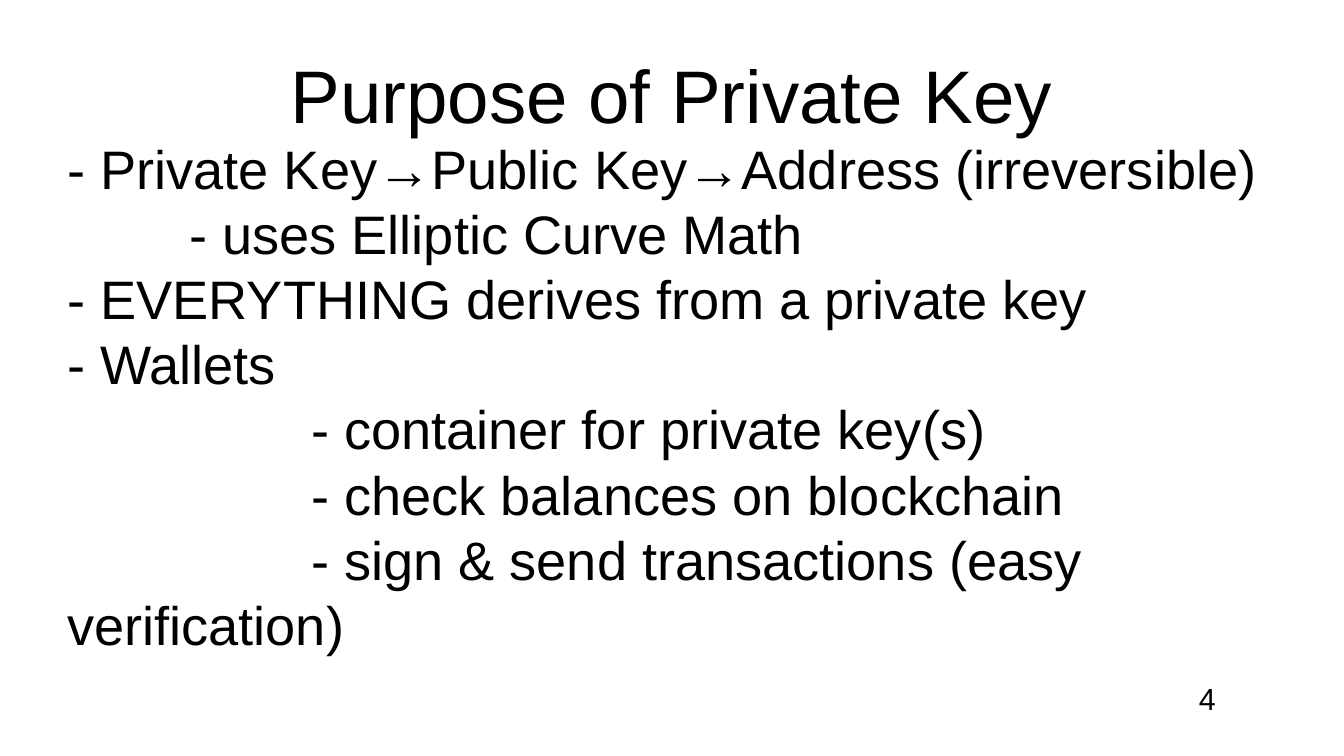
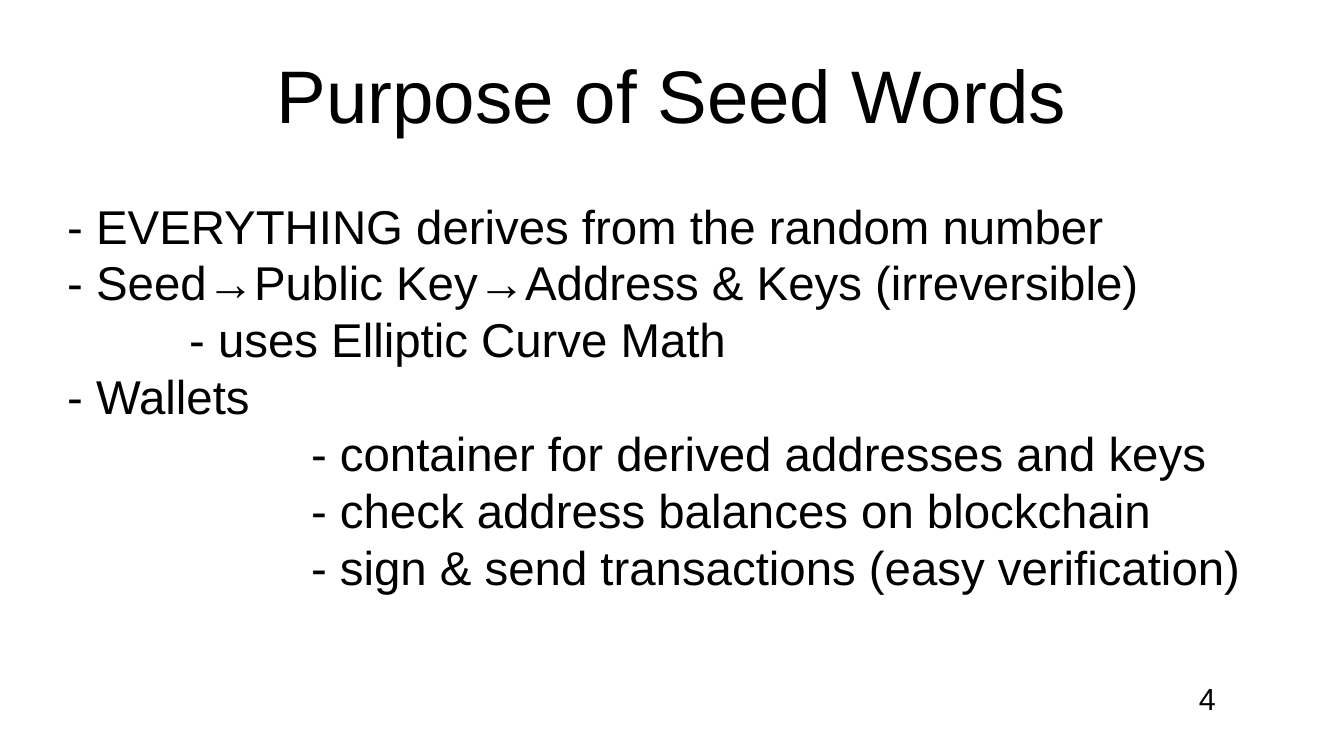
Before and after one commit to RaskaRuby/createSeedWords, a slide deck: slide 4 of slideShow.odp. Drawn at 1344x756 pixels with LibreOffice and Linux fonts; fonts in the diff are those of the drawing. Boxes give left, top, right and bottom in pixels: in the first picture for what was removed or moved away, otherwise in the second. Text is boxed around its words. In the diff, an @@ line names an element or a change of style, - is before the commit and + after.

```diff
--- a/slideShow.odp
+++ b/slideShow.odp
@@ title at [277,69,1066,137]: text changed @@
-Purpose of Private Key
+Purpose of Seed Words
@@ text at [96,209,1138,310]: text changed; size 32 to 28 pt @@
-- Private Key→Public Key→Address (irreversible)
+- EVERYTHING derives from the random number
+- Seed→Public Key→Address & Keys (irreversible)
@@ text at [100,279,1086,329]: paragraph removed @@
-- EVERYTHING derives from a private key
@@ text at [96,322,1240,595]: size 32 to 28 pt in "- uses Elliptic Curve Math", "- Wallets", "- sign & send transactions (easy verification)" @@
@@ text at [340,436,1206,529]: text changed; size 32 to 28 pt @@
-- container for private key(s)
-- check balances on blockchain
+- container for derived addresses and keys
+- check address balances on blockchain
```
Also in this commit, not shown: 8 other slides changed, 1 other file.
